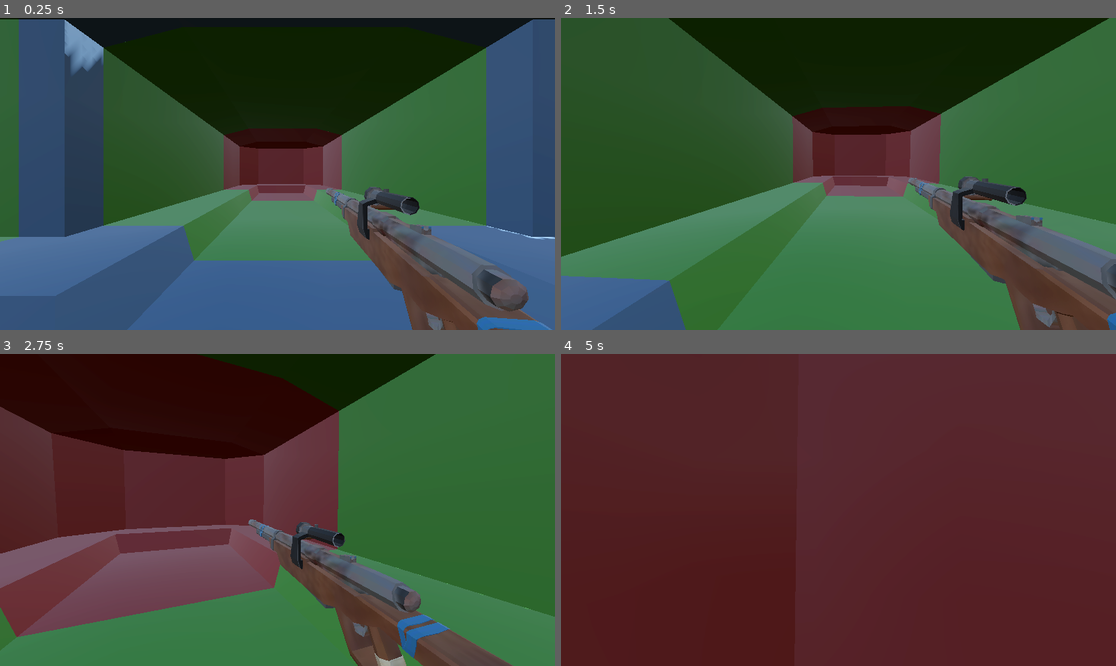
Above: before the commit, frames 1-4 (two rows, left to right).
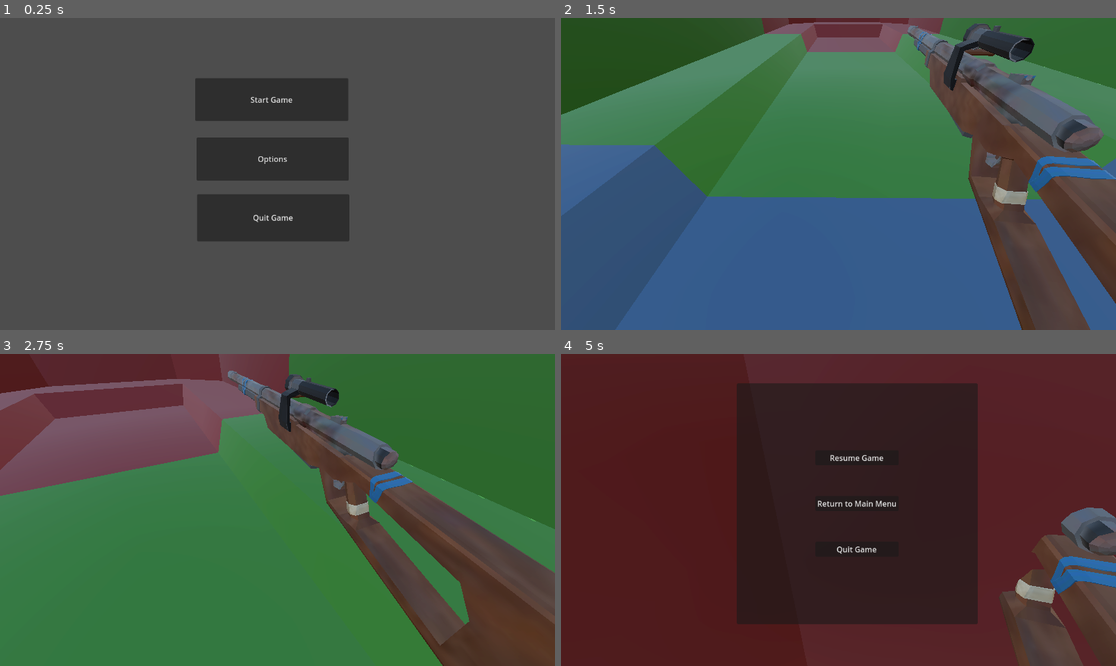
Above: after the commit, the same moments.

Repository: MikaelVV/tunnelsgame
Game: Godot game, scene res://Scenes/MainMenu.tscn
Same seed, same stepped clock (60 frames per second), same inputs: the game is played once before the commit and once after it. Before the commit the project starts from res://Scenes/grind_map_test.tscn.
Inputs (mouse positions are in pixels of both pictures, inside the frame that each line leads up to):
- Up to frame 1 (0.25 s): no input
- Up to frame 2 (1.5 s): click (832, 99) at 0.5 s, where only the run after the commit has a clickable "Start Game"; tap Enter at 1.25 s; move the mouse to (832, 180) at 1.27 s; hold W (up) from 1.28 s (still down); hold Shift (sprint) from 1.28 s (still down)
- Up to frame 3 (2.75 s): keep holding W (up); tap Space (jump) at 1.52, 2.27 s; move the mouse to (316, 513) at 2.02 s; release Shift (sprint) at 2.03 s; tap Shift (sprint) at 2.1 s
- Up to frame 4 (5 s): move the mouse to (794, 506) at 2.77 s; hold Shift (sprint) 2.78-3.53 s; move the mouse to (844, 510) at 3.52 s; release W (up) at 3.53 s; hold A (left) 3.53-4.28 s; tap Shift (sprint) at 3.6 s; tap Space (jump) at 3.77, 4.52 s; move the mouse to (816, 503) at 4.27 s; hold W (up) from 4.28 s (still down); hold Shift (sprint) from 4.28 s (still down); tap Escape (escape, bound only after the commit) at 4.9 s

The runs differ from the first frame. In frame 1, 96% of the frame differs, in the area x 0-100%, y 0-100%; in frame 2, 86%; in frame 3, 68%; in frame 4, 39%.

Commit message:
Creating main and pause menus
Pause menu is still quite buggy and incomplete, but works almost as intended.

Diff:
--- a/Scenes/MainMenu.tscn
+++ b/Scenes/MainMenu.tscn
@@ -1,3 +1,40 @@
-[gd_scene format=3 uid="uid://lvocmehlbftg"]
+[gd_scene load_steps=2 format=3 uid="uid://lvocmehlbftg"]
+
+[ext_resource type="Script" uid="uid://c1wlco3fulwxt" path="res://Scripts/MainMenu.gd" id="1_tt5f1"]
 
 [node name="MainMenu" type="Node2D"]
+script = ExtResource("1_tt5f1")
+
+[node name="Control" type="Control" parent="."]
+layout_mode = 3
+anchors_preset = 0
+offset_right = 40.0
+offset_bottom = 40.0
+
+[node name="StartButton" type="Button" parent="Control"]
+layout_mode = 0
+offset_left = 405.0
+offset_top = 125.0
+offset_right = 723.0
+offset_bottom = 214.0
+text = "Start Game"
+
+[node name="SettingsButton" type="Button" parent="Control"]
+layout_mode = 0
+offset_left = 408.0
+offset_top = 248.0
+offset_right = 724.0
+offset_bottom = 338.0
+text = "Options"
+
+[node name="QuitButton" type="Button" parent="Control"]
+layout_mode = 0
+offset_left = 409.0
+offset_top = 366.0
+offset_right = 725.0
+offset_bottom = 464.0
+text = "Quit Game"
+
+[connection signal="pressed" from="Control/StartButton" to="." method="_on_start_button_pressed"]
+[connection signal="pressed" from="Control/SettingsButton" to="." method="_on_settings_button_pressed"]
+[connection signal="pressed" from="Control/QuitButton" to="." method="_on_quit_button_pressed"]
--- /dev/null
+++ b/Scenes/OptionsMenu.tscn
@@ -0,0 +1,3 @@
+[gd_scene format=3 uid="uid://g4yg3og8nlnd"]
+
+[node name="OptionsMenu" type="Node2D"]
--- a/Scenes/grind_map_test.tscn
+++ b/Scenes/grind_map_test.tscn
@@ -1,8 +1,10 @@
-[gd_scene load_steps=7 format=3 uid="uid://6lg1cap6lwkl"]
+[gd_scene load_steps=9 format=3 uid="uid://6lg1cap6lwkl"]
 
 [ext_resource type="MeshLibrary" uid="uid://ycmrfhpck4kr" path="res://meshlibary_4_test.tres" id="1_pxcy6"]
 [ext_resource type="PackedScene" uid="uid://bds02p0xaovdx" path="res://Scenes/player.tscn" id="2_4a3xk"]
 [ext_resource type="PackedScene" uid="uid://bptghv5tgautt" path="res://Guns Assets/Sacv Bolt Rifle.glb" id="3_4a3xk"]
+[ext_resource type="PackedScene" uid="uid://c0amvwo43vim1" path="res://Scenes/pause_menu.tscn" id="4_maub5"]
+[ext_resource type="Script" uid="uid://dra3xfri63lr8" path="res://Scripts/PauseMenu.gd" id="5_cyevc"]
 
 [sub_resource type="ProceduralSkyMaterial" id="ProceduralSkyMaterial_mo0dc"]
 sky_horizon_color = Color(0.66224277, 0.6717428, 0.6867428, 1)
@@ -38,3 +40,12 @@
 
 [node name="Sacv Bolt Rifle" parent="Player" instance=ExtResource("3_4a3xk")]
 transform = Transform3D(0.6313798, 0, -0.067709096, 0, 0.635, 0, 0.067709096, 0, 0.6313798, 0.60744935, 0.17433834, -1.1318703)
+
+[node name="CanvasLayer" type="CanvasLayer" parent="."]
+
+[node name="PauseMenu" parent="CanvasLayer" instance=ExtResource("4_maub5")]
+offset_left = 7.0
+offset_top = 3.0
+offset_right = 7.0
+offset_bottom = 3.0
+script = ExtResource("5_cyevc")
--- /dev/null
+++ b/Scenes/pause_menu.tscn
@@ -0,0 +1,46 @@
+[gd_scene format=3 uid="uid://c0amvwo43vim1"]
+
+[node name="PauseMenu" type="Control"]
+process_mode = 3
+layout_mode = 3
+anchors_preset = 15
+anchor_right = 1.0
+anchor_bottom = 1.0
+grow_horizontal = 2
+grow_vertical = 2
+
+[node name="PanelContainer" type="PanelContainer" parent="."]
+layout_mode = 1
+anchors_preset = 8
+anchor_left = 0.5
+anchor_top = 0.5
+anchor_right = 0.5
+anchor_bottom = 0.5
+offset_left = -218.0
+offset_top = -266.0
+offset_right = 282.0
+offset_bottom = 234.0
+grow_horizontal = 2
+grow_vertical = 2
+
+[node name="VBoxContainer" type="VBoxContainer" parent="PanelContainer"]
+layout_mode = 2
+size_flags_horizontal = 4
+size_flags_vertical = 4
+theme_override_constants/separation = 64
+
+[node name="ResumeButton" type="Button" parent="PanelContainer/VBoxContainer"]
+layout_mode = 2
+text = "Resume Game"
+
+[node name="ReturnButton" type="Button" parent="PanelContainer/VBoxContainer"]
+layout_mode = 2
+text = "Return to Main Menu"
+
+[node name="QuitButton" type="Button" parent="PanelContainer/VBoxContainer"]
+layout_mode = 2
+text = "Quit Game"
+
+[connection signal="pressed" from="PanelContainer/VBoxContainer/ResumeButton" to="." method="_on_resume_button_pressed"]
+[connection signal="pressed" from="PanelContainer/VBoxContainer/ReturnButton" to="." method="_on_return_button_pressed"]
+[connection signal="pressed" from="PanelContainer/VBoxContainer/QuitButton" to="." method="_on_quit_button_pressed"]
--- /dev/null
+++ b/Scripts/MainMenu.gd
@@ -0,0 +1,23 @@
+extends Node
+
+
+# Called when the node enters the scene tree for the first time.
+func _ready() -> void:
+	pass # Replace with function body.
+
+
+# Called every frame. 'delta' is the elapsed time since the previous frame.
+func _process(delta: float) -> void:
+	pass
+
+
+func _on_start_button_pressed() -> void:
+	get_tree().change_scene_to_file("res://Scenes/grind_map_test.tscn")
+
+
+func _on_settings_button_pressed() -> void:
+	get_tree().change_scene_to_file("res://Scenes/OptionsMenu.tscn")
+
+
+func _on_quit_button_pressed() -> void:
+	get_tree().quit()
--- /dev/null
+++ b/Scripts/PauseMenu.gd
@@ -0,0 +1,38 @@
+extends Node
+
+@onready var pause_menu = $"."
+
+func resume():
+	get_tree().paused = false
+	pause_menu.hide()
+
+
+func pause():
+	get_tree().paused = true
+	pause_menu.show()
+# Called when the node enters the scene tree for the first time.
+
+func escape():
+	if Input.is_action_just_pressed("escape") and !get_tree().paused:
+		pause()
+	elif Input.is_action_just_pressed("escape") and get_tree().paused:
+		resume()
+func _ready() -> void:
+	pass # Replace with function body.
+
+
+# Called every frame. 'delta' is the elapsed time since the previous frame.
+func _process(delta: float) -> void:
+	escape()
+
+
+func _on_resume_button_pressed() -> void:
+	resume()
+
+
+func _on_return_button_pressed() -> void:
+	get_tree().change_scene_to_file("res://Scenes/MainMenu.tscn")
+
+
+func _on_quit_button_pressed() -> void:
+	get_tree().quit()
--- a/Scripts/PlayerController.gd
+++ b/Scripts/PlayerController.gd
@@ -15,8 +15,10 @@
 
 @onready var head = $HeadPivot
 @onready var camera = $HeadPivot/Camera3D
+@onready var pause_menu = $"../CanvasLayer/PauseMenu"
 
 func _ready():
+	pause_menu.hide()
 	Input.set_mouse_mode(Input.MOUSE_MODE_CAPTURED)
 
 func _unhandled_input(event):
@@ -58,6 +60,15 @@
 	camera.transform.origin = _headbob(t_bob)
 
 	move_and_slide()
+	escape()
+
+func escape():
+	if Input.is_action_just_pressed("escape") and !get_tree().paused:
+		Input.set_mouse_mode(Input.MOUSE_MODE_VISIBLE)
+		pause_menu.show()
+	elif Input.is_action_just_pressed("escape") and get_tree().paused:
+		Input.set_mouse_mode(Input.MOUSE_MODE_CAPTURED)
+		pause_menu.hide()
 
 func _headbob(time) -> Vector3:
 	var pos = Vector3.ZERO
--- a/project.godot
+++ b/project.godot
@@ -11,7 +11,7 @@
 [application]
 
 config/name="tunnelsgame"
-run/main_scene="uid://6lg1cap6lwkl"
+run/main_scene="uid://lvocmehlbftg"
 config/features=PackedStringArray("4.5", "Forward Plus")
 config/icon="res://icon.svg"
 
@@ -51,6 +51,11 @@
 "events": [Object(InputEventKey,"resource_local_to_scene":false,"resource_name":"","device":-1,"window_id":0,"alt_press …(191 unchanged characters)…
 ]
 }
+escape={
+"deadzone": 0.2,
+"events": [Object(InputEventKey,"resource_local_to_scene":false,"resource_name":"","device":-1,"window_id":0,"alt_pressed":false,"shift_pressed":false,"ctrl_pressed":false,"meta_pressed":false,"pressed":false,"keycode":0,"physical_keycode":4194305,"key_label":0,"unicode":0,"location":0,"echo":false,"script":null)
+]
+}
 
 [physics]
 
Not shown, added: Scripts/MainMenu.gd.uid
Not shown, added: Scripts/PauseMenu.gd.uid
